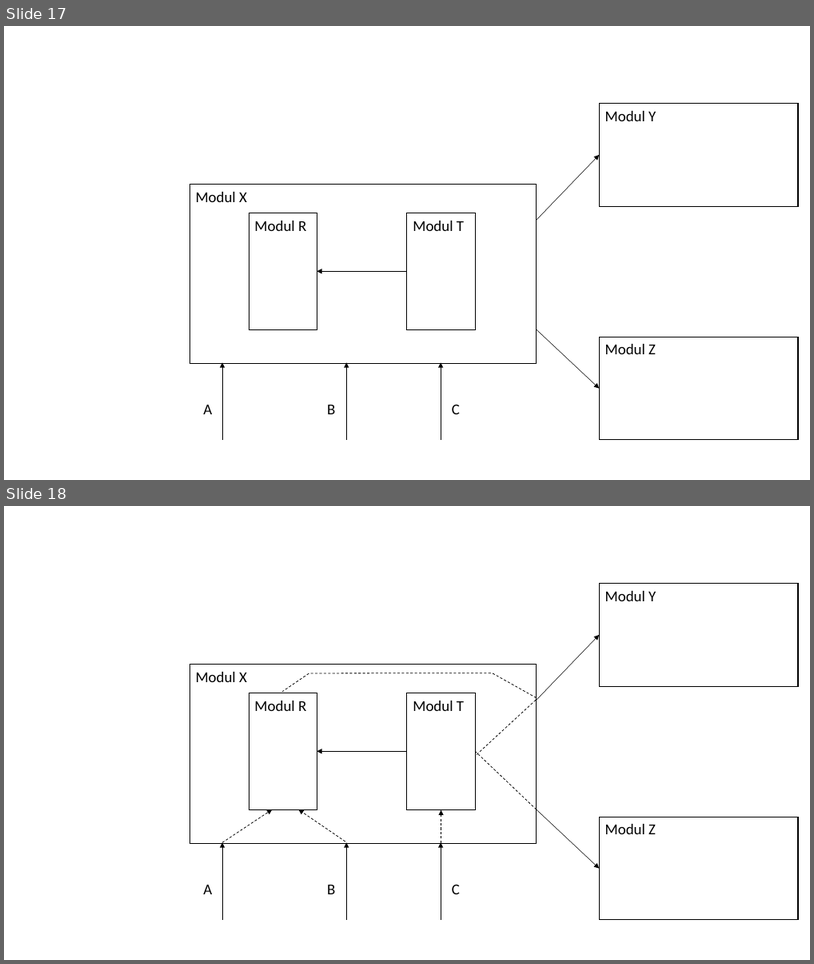
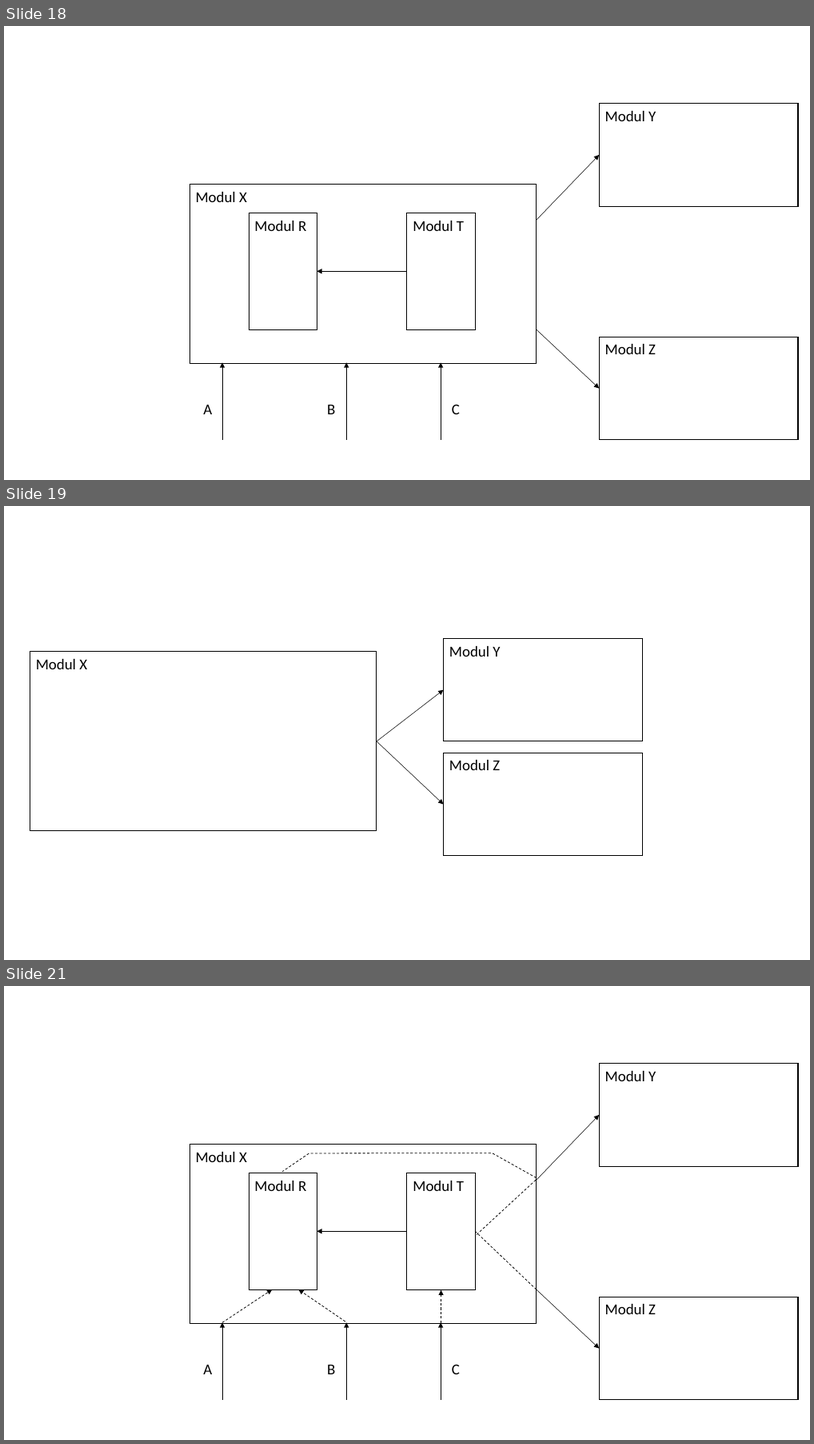
Before and after one commit to unibas-marcelluethi/software-engineering, a slide deck: docs/slides/drawings/graphics.pptx. Shown one above the other, each under a label of ours: slides 17 and 18 before the commit, slides 18, 19 and 21 after it; the slides between them are not shown. The pictures are 814x964 and 814x1444 pixels, drawn with LibreOffice and Linux fonts; fonts in the diff are those of the drawing. Boxes give left, top, right and bottom in pixels: in the first picture for what was removed or moved away, otherwise in the second. Text is boxed around its words. In the diff, an @@ line names an element or a change of style, - is before the commit and + after.

```diff
--- a/docs/slides/drawings/graphics.pptx
+++ b/docs/slides/drawings/graphics.pptx
@@ slide 19 added at [4,506,810,960], background #FFFFFF @@
@@ rectangle added at [444,639,643,741], fill #FFFFFF, outline #000000 1 pt, 18 pt, text #000000 @@
+Modul Y
@@ rectangle added at [30,652,378,831], fill #FFFFFF, outline #000000 1 pt, 18 pt, text #000000 @@
+Modul X
@@ arrow added from (377, 741) to (444, 690), #000000 0.5 pt @@
@@ arrow added from (377, 741) to (444, 804), #000000 0.5 pt @@
@@ rectangle added at [444,753,643,856], fill #FFFFFF, outline #000000 1 pt, 18 pt, text #000000 @@
+Modul Z
@@ what was slide 17 is now slide 18 @@
@@ what was slide 18 is now slide 21 @@
```
Also in this commit, not shown: 1 slide changed, 2 other slides added, 12 other files.
